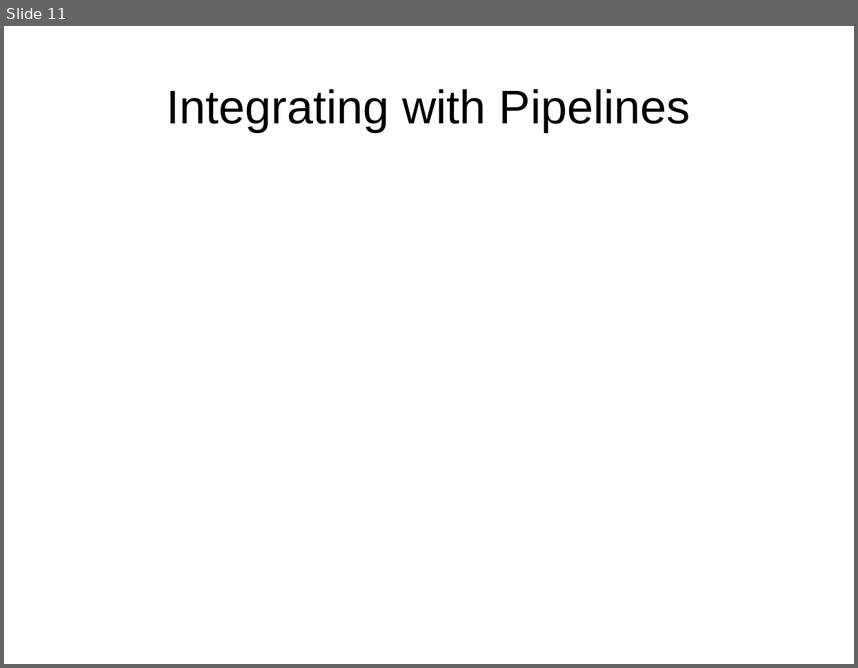
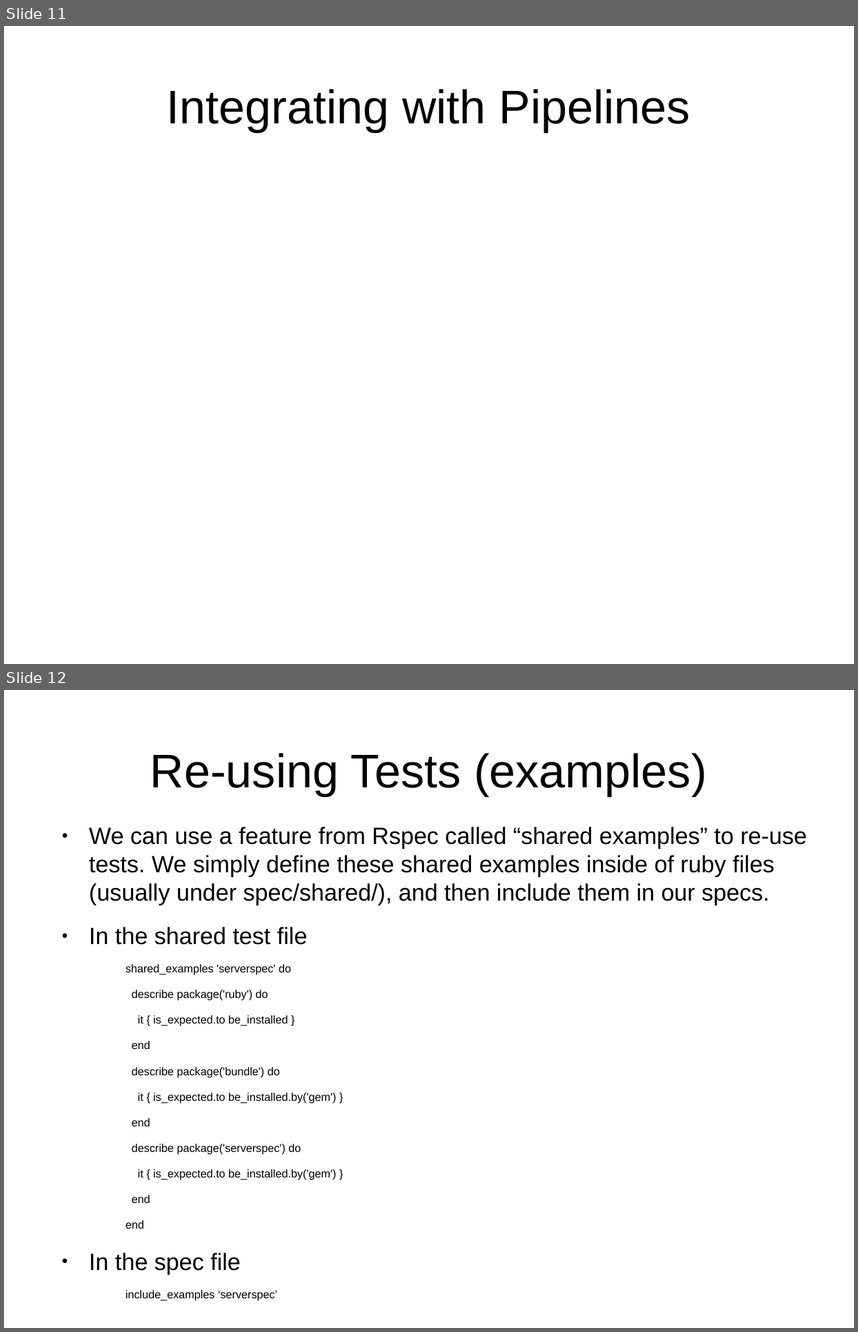
Before and after one commit to andrewwardrobe/ServerSpecDemo, a slide deck: Slides.odp. Shown one above the other, each under a label of ours: slide 11 before the commit, slides 11 and 12 after it. The pictures are 858x668 and 858x1332 pixels, drawn with LibreOffice and Linux fonts; fonts in the diff are those of the drawing. Boxes give left, top, right and bottom in pixels: in the first picture for what was removed or moved away, otherwise in the second. Text is boxed around its words. In the diff, an @@ line names an element or a change of style, - is before the commit and + after.

```diff
--- a/Slides.odp
+++ b/Slides.odp
@@ slide 12 added at [4, 690, 854, 1328], background #FFFFFF @@
@@ title added at [150, 753, 707, 796], 44 pt, text #000000 @@
+Re-using Tests (examples)
@@ text added at [89, 827, 807, 1228], 10.5 pt, text #000000 @@
+● We can use a feature from Rspec called “shared examples” to re-use tests. We simply define these shared examples inside of ruby files (usually under spec/shared/), and then include them in our specs.
+● In the shared test file
+  shared_examples 'serverspec' do
+  describe package('ruby') do
+  it { is_expected.to be_installed }
+  end
+  describe package('bundle') do
+  it { is_expected.to be_installed.by('gem') }
+  end
+  describe package('serverspec') do
+  it { is_expected.to be_installed.by('gem') }
+  end
+  end
+● In the spec file
+  include_examples ‘serverspec’
```
Also in this commit, not shown: 3 slides changed, 3 other slides added, 3 slides removed.
